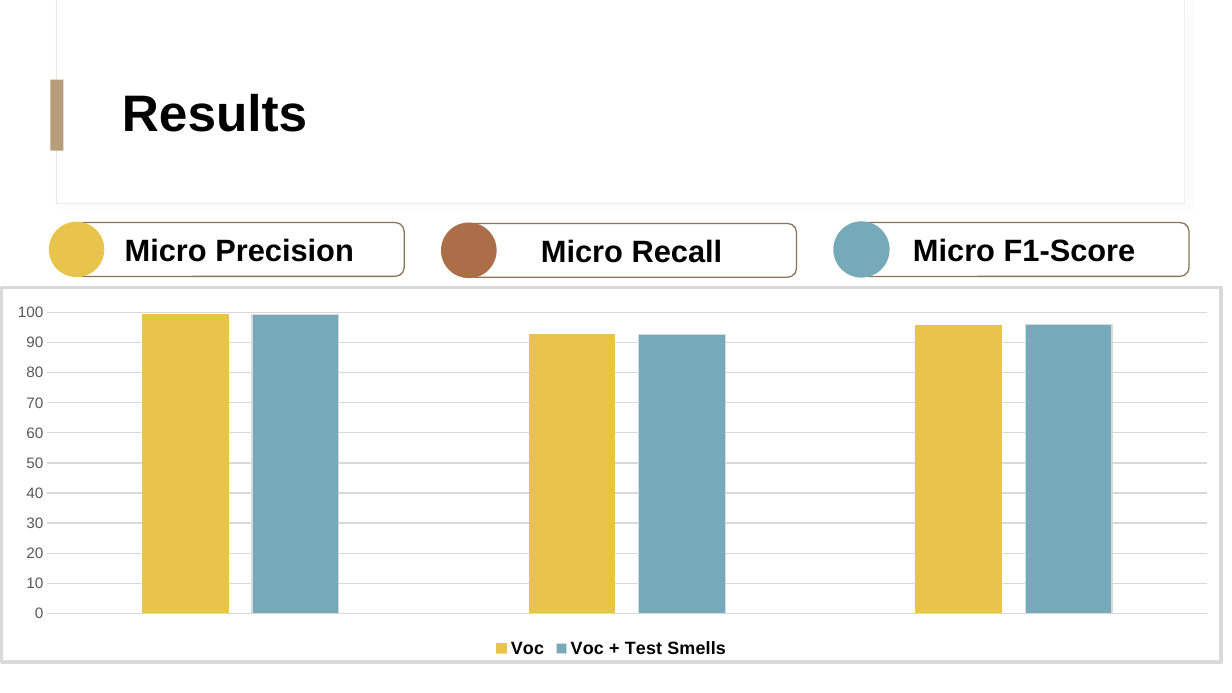
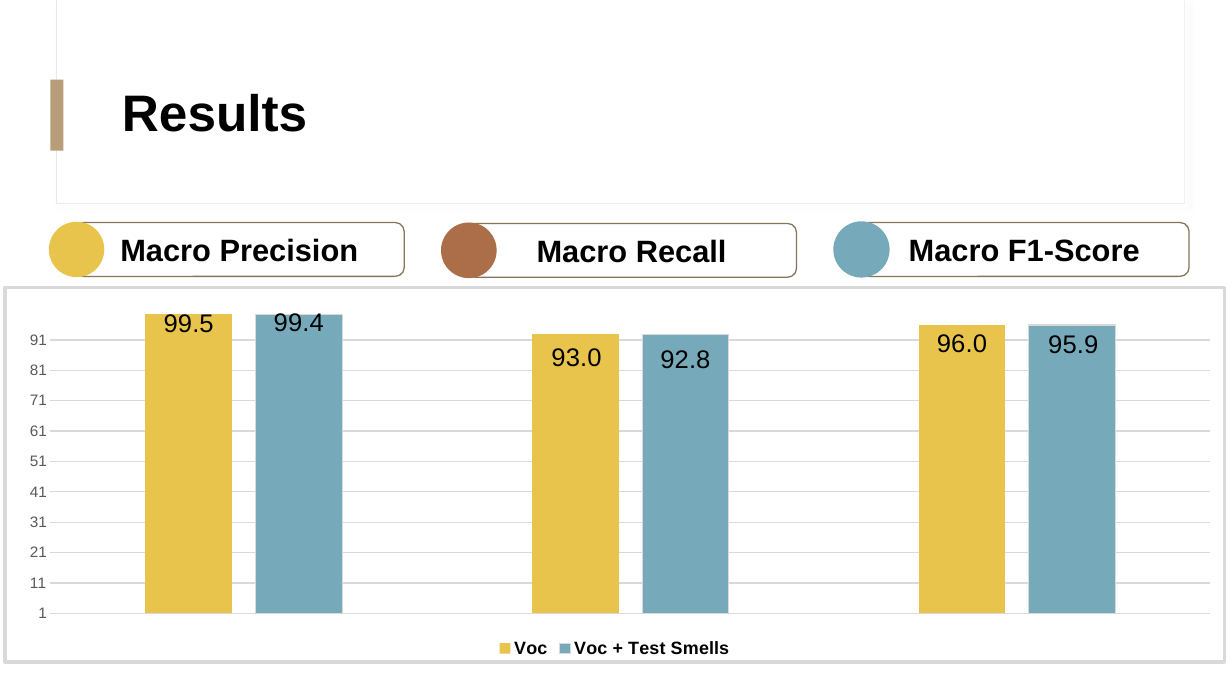
Before and after one commit to KhaledBadran/SOEN7481_Project, a slide deck: slide 11 of A Combined Approach to Detect a Flaky Tests in Python Presentation.pptx. Drawn at 1232x693 pixels with LibreOffice and Linux fonts; fonts in the diff are those of the drawing. Boxes give left, top, right and bottom in pixels: in the first picture for what was removed or moved away, otherwise in the second. Text is boxed around its words. In the diff, an @@ line names an element or a change of style, - is before the commit and + after.

Commit message:
ADd updated presentation and pdf slides

```diff
--- a/A Combined Approach to Detect a Flaky Tests in Python Presentation.pptx
+++ b/A Combined Approach to Detect a Flaky Tests in Python Presentation.pptx
@@ text in rounded rectangle at bbox=[120, 238, 359, 262]: text changed @@
-Micro Precision
+Macro Precision
@@ text in rounded rectangle at bbox=[537, 239, 727, 263]: text changed @@
-Micro Recall
+Macro Recall
@@ text in rounded rectangle at bbox=[909, 239, 1140, 262]: text changed @@
-Micro F1-Score
+Macro F1-Score
@@ column chart at bbox=[4, 287, 1226, 665] @@
@@ Voc, 1: 100 to 99.5 @@
@@ data labels of Voc added @@
@@ Voc + Test Smells, 1: 99 to 99.4 @@
@@ Voc + Test Smells, 2: 93 to 92.8 @@
@@ Voc + Test Smells, 3: 96 to 95.9 @@
@@ data labels of Voc + Test Smells added @@
@@ value axis changed @@
@@ column chart: place and size @@
-column chart at bbox=[0, 287, 1223, 665]
+column chart at bbox=[4, 287, 1226, 665]
```
Also in this commit, not shown: 3 other slides changed, 1 slide added, 1 slide removed, 1 other file.
